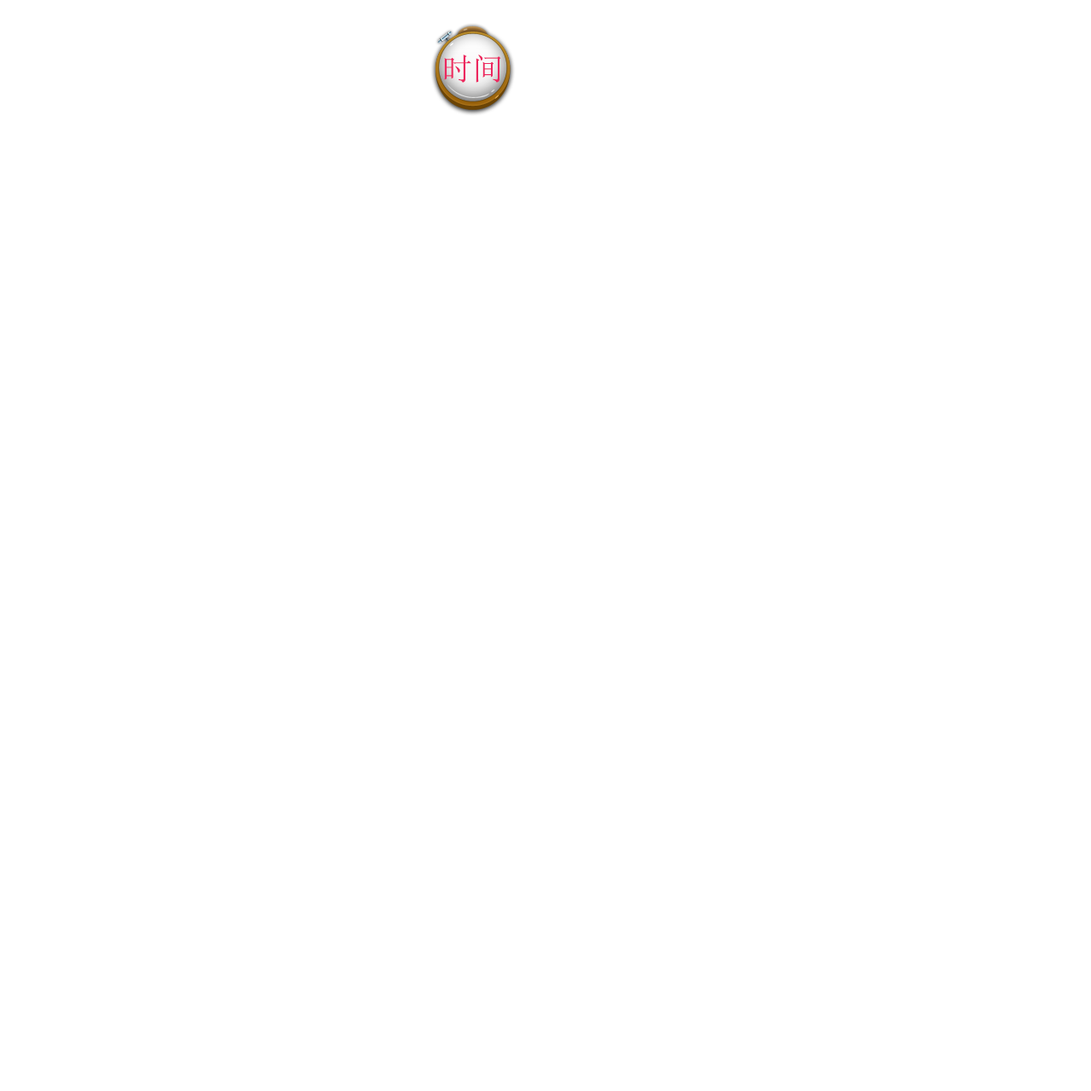
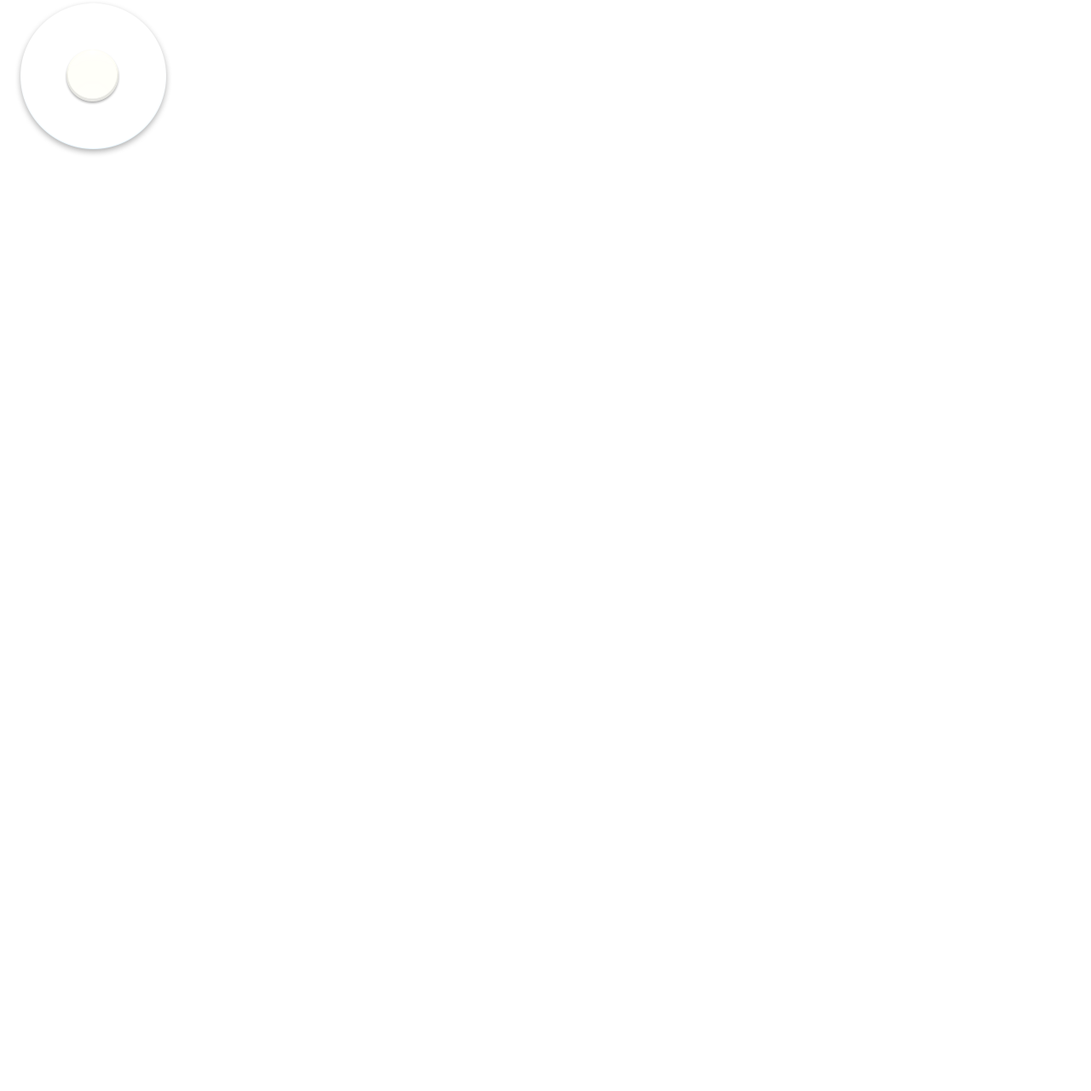
Layer changes from the first w=1091, h=1091 image to the second:
removed group "Item_R,clockItem" (2 layers) over [430, 23, 516, 116]
removed layer "R,timeLabel" from group "Item_R,clockItem" over [444, 54, 502, 83]
removed layer "R,clockBg_P,clockBg" from group "Item_R,clockItem" over [430, 23, 516, 116]
added group "Item_R,directionView" with 2 layers over [15, 0, 172, 157]
added layer "R,yaoganzhongxin" in group "Item_R,directionView" over [64, 49, 121, 105]
added layer "R,yaoganfeianya" in group "Item_R,directionView" over [15, 0, 172, 157]
